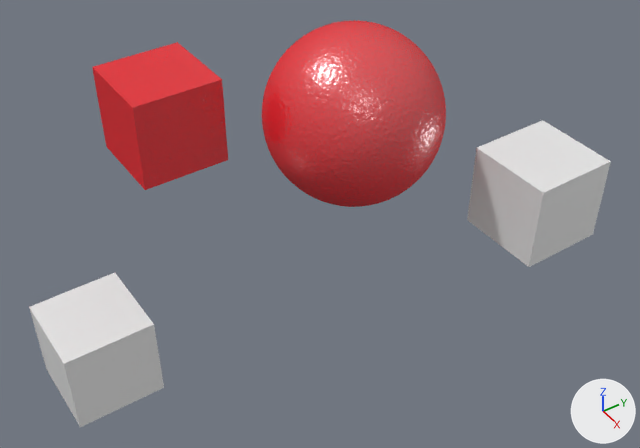
The Blender file assets/pbr_material.blend, before and after one commit.
One viewpoint serves both versions: a camera (50 mm lens) standing at (13.13, -9.79, 10.0) and looking at (0.62, -1.29, -2.0). Every picture has the same lights, and +X, +Y and +Z are marked at lower right.
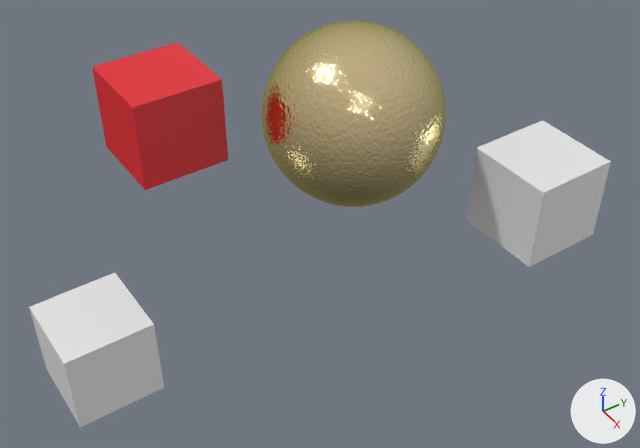
What differs and where, as boxes (x1, y1, x2, y2) in the pictures (640 x 448 px):
'Sphere', recoloured (red to beige): (262, 20, 446, 207) in both

The change, as a list of edits to the scene's bpy script:
```text
Add ng_metal_color:
    ng_metal_color = bpy.data.node_groups.new('Metal Color', 'ShaderNodeTree')
    # nodes: RGB
    # colours: light grey #c5c7c8, white #fcfaf5, white #f5f6f6, yellow #ffe39d, beige #fad1c2, light grey #c4c5c4, light grey #d4cdc0, light grey #c2bbb3
Add ng_pbr_metal:
    ng_pbr_metal = bpy.data.node_groups.new('PBR Metal', 'ShaderNodeTree')
    # nodes: BsdfAnisotropic, Group, Math, Mix
    # colours: red #bc000b, blue #0002ff, white #ffffff
Add mat_metal:
    mat_metal = bpy.data.materials.new('Metal')
    # nodes: Bump, Group, Math, OutputMaterial, TexCoord, TexNoise
    # colours: yellow #f9f85b
Change me_sphere:
    where me_sphere.from_pydata(...)  # 482 vertices, 512 faces; spans x -1.0..1.0, y -1.0..1.0, z -1.0..1.0
    remove me_sphere.materials.append(mat_material)
    add me_sphere.materials.append(mat_metal)
```
